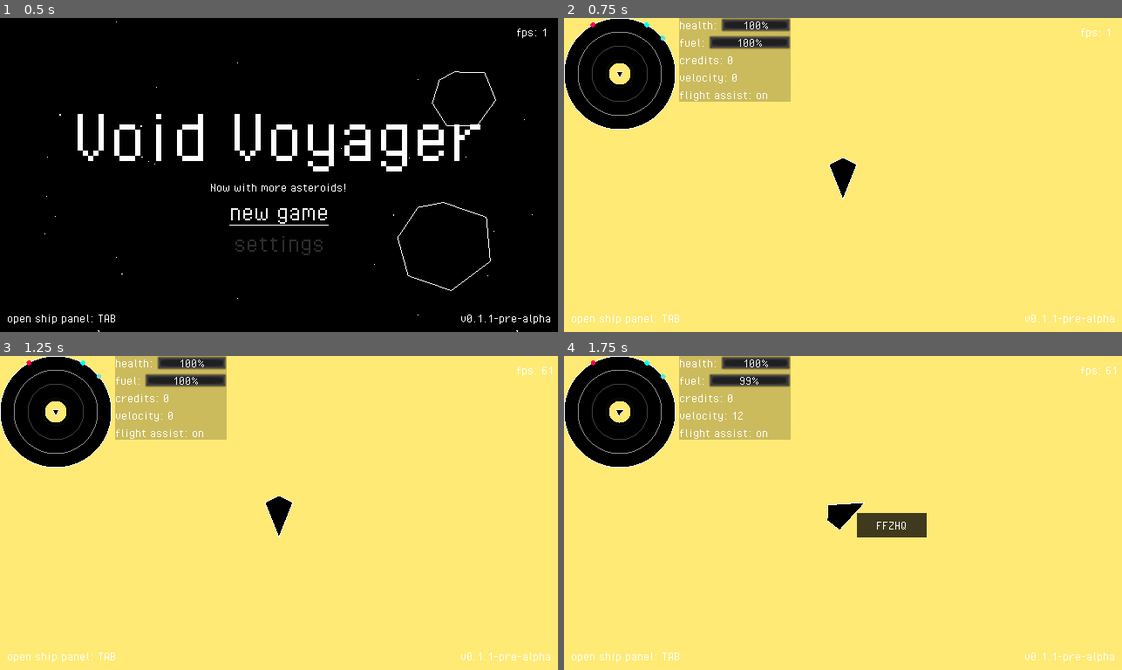
Above: before the commit, frames 1-4 (two rows, left to right).
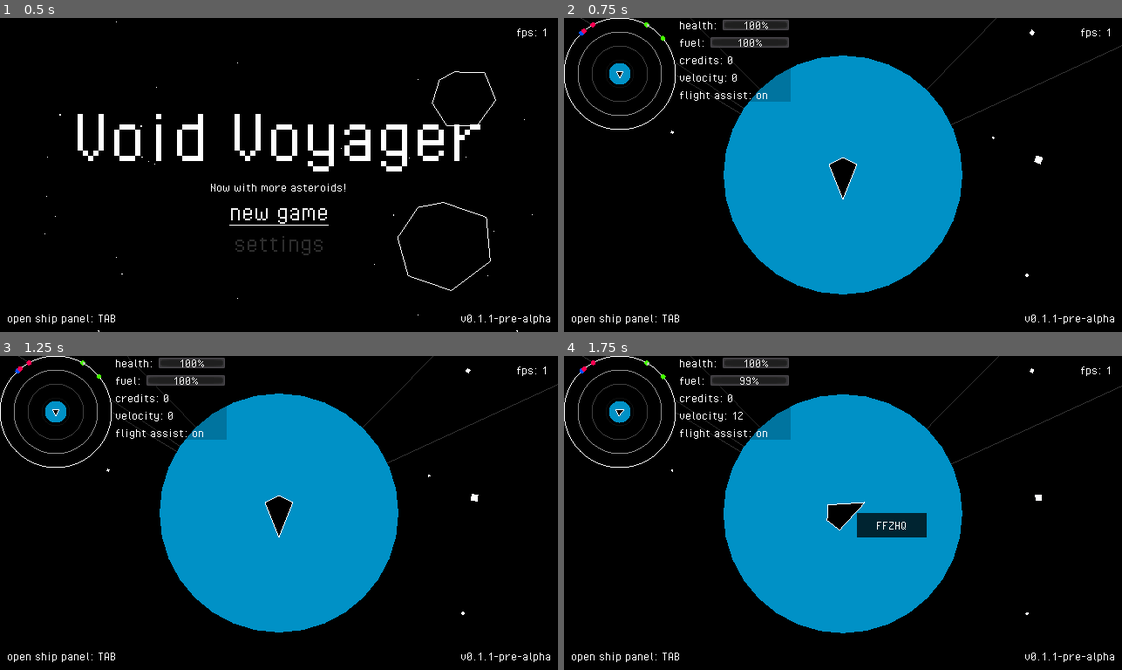
Above: after the commit, the same moments.

Repository: fossqueen/void-voyager-old
Game: Godot game, scene res://main.tscn
Same seed, same stepped clock (60 frames per second), same inputs: the game is played once before the commit and once after it.
Inputs (mouse positions are in pixels of both pictures, inside the frame that each line leads up to):
- Up to frame 1 (0.5 s): no input
- Up to frame 2 (0.75 s): click "new game" at 0.5 s
- Up to frame 3 (1.25 s): no input
- Up to frame 4 (1.75 s): move the mouse to (843, 513) at 1.27 s; hold W (thrust) from 1.28 s (still down); click (843, 513) at 1.35 s

Frame 1 is identical in both runs. In frame 2, 93% of the frame differs, in the area x 0-100%, y 0-100%; in frame 3, 93%; in frame 4, 93%.

Commit message:
adding in AI for pirate/police/merchant

Diff:
--- a/galaxy/galaxy-generator.gd
+++ b/galaxy/galaxy-generator.gd
@@ -96,6 +96,7 @@
 			"X": x,
 			"Y": y,
 		},
+		"Population": int(rand_range(pow(core_mass, 2), pow(core_mass, 3))), # quick and nasty, we should change
 		"Star": star,
 		"Objects": objects,
 	}
--- a/global.gd
+++ b/global.gd
@@ -10,3 +10,4 @@
 var save
 var starfield
 var ui
+var planets: Array
--- a/main.gd
+++ b/main.gd
@@ -11,11 +11,11 @@
 onready var main_menu = load("res://ui/main-menu/main-menu.tscn")
 onready var system = load("res://system/system.tscn")
 onready var player = load("res://player/player.tscn")
-onready var npc = load("res://npc/npc.tscn")
+onready var npc = preload('res://npc/npc.tscn')
 onready var ui = load("res://ui/ui.tscn")
 onready var galaxy_map = load("res://ui/galaxy-map/galaxy-map.tscn")
 
-var npc_spawn_timer: float = rand_range(5.0, 15.0)
+var npc_spawn_timer: float = 0.0
 var menu_active: bool = true
 
 # on ready
@@ -31,7 +31,7 @@
 		npc_spawn_timer -= delta
 		if npc_spawn_timer <= 0.0:
 			spawn_npc()
-			npc_spawn_timer = rand_range(5.0, 15.0)
+			npc_spawn_timer = 3.0
 	$UI/Margin/FPS.text = "fps: " + str(int(Engine.get_frames_per_second()))
 
 
@@ -70,12 +70,11 @@
 
 
 func spawn_npc() -> void:
-	var planets = get_tree().get_nodes_in_group("planet")
-	if planets.size() > 0: # if there's no planets don't spawn NPCs
+	if not Global.planets.empty():
 		var entity = npc.instance()
-		entity.src = planets.pop_at(randi() % planets.size())
-		if planets.size() > 0: # avoiding % by zero
-			entity.dst = planets.pop_at(randi() % planets.size())
+		# use the planet's body as the origin and future targets, it has the real coordinates
+		entity.faction = randi() % 3 # 4 factions so far, this is a temporary line
+		entity.origin = Global.planets[randi() % Global.planets.size()].get_node("Body")
 
 		add_child(entity)
 
--- a/npc/npc.gd
+++ b/npc/npc.gd
@@ -1,77 +1,120 @@
 extends RigidBody2D
+const radar_icon: String = "npc"
 
-const radar_icon: String = "npc"
-const NPC_NAME_POOL = [ "lisa", "bart", "maggie", "hom …(256 unchanged characters)…
-const NPC_FULL_SPEED = Vector2(50000, 0)
-const FACTION_COLORS = {
-	'trader': Color.lightgreen,
-	'pirate': Color.lightsalmon,
-	'police': Color.lightblue
-}
+# maps to the enum values below
+const NPC_NAMES_POOL = [ "lisa", "bart", "maggie", "hom …(256 unchanged characters)…
+const FACTION_COLORS = [ Color.red, Color.blue, Color.green, Color.orange ]
+const FACTION_NAMES = [ "pirate", "police", "merchant", "Lonely" ]
 
-export (Resource) var src
-export (Resource) var dst
+# enums are a good way to manage state, as a bonus they also show up in the template
+enum FACTIONS { pirate, police, merchant, lonely }
+enum BEHAVIOR { pissed, chill, scared, traveling }
 
-export var faction: String = random_choice(FACTION_COLORS.keys())
-export var target: Vector2 = Vector2(0, 0)
-export var offset: float = 250.0 # stopping distance
+onready var crosshairs: Vector2 # where the ship is pointing
+onready var stopping: float = 500.0 # stop 500m away by default
+onready var ship: Ship = Ship.new() # ship resource
 
-var ship: Ship = Ship.new()
+export (BEHAVIOR) var behavior = BEHAVIOR.chill # controls behavior (based on factions)
+export (FACTIONS) var faction = FACTIONS.lonely # NPCs faction
+export (Resource) var origin # resource to spawn from
+export (Resource) var target # resource to move towards
+export (bool) var attack: bool = false
 
 
-func random_choice(collection):
-	return collection[randi() % collection.size()]
-
-func damage(amount):
+func damage(amount) -> void:
 	ship.health -= (amount / 10)
 	if ship.health <= 0:
 		queue_free()
 
-func get_faction_color():
+
+func thrust(amount) -> void:
+	if amount > 0:
+		ship.fuel -= (amount * 1e-5)
+		apply_central_impulse(Vector2(amount, 0).rotated(rotation))
+		$Animations/AnimationPlayer.play("thrust")
+	else:
+		$Animations/AnimationPlayer.play("idle")
+
+
+# TODO: I want to put some of these in a util class somewhere at somepoint
+func random_array_choice(array: Array): # any
+	if array.empty():
+		return null
+	return array[randi() % array.size()]
+
+
+func get_faction_color() -> String:
 	return FACTION_COLORS[faction]
 
 
-func _ready():
-	add_to_group("npc")
-	add_to_group(faction)
-	name = random_choice(NPC_NAME_POOL)
-	if is_instance_valid(src):
-		position = polar2cartesian(src.distance, src.rotation)
-	if is_instance_valid(dst):
-		offset = dst.radius
+func _ready() -> void:
+	if is_instance_valid(origin):
+		position = origin.global_position
+
+	name = random_array_choice(NPC_NAMES_POOL)
+	add_to_group(FACTION_NAMES[faction])
+
+	if faction == FACTIONS.pirate or faction == FACTIONS.police:
+		behavior = BEHAVIOR.pissed # make them upset at the world
+	elif faction == FACTIONS.merchant: # MERCHANTS SETUP
+		# pick a planet and fly there
+		var bodies = [] # ugh, we really need to filter like this??? Godot 4.2 docs makes it look like 1/4 the code
+		var planets = Global.planets.duplicate()
+		for planet in planets:
+			var node = planet.get_node("Body")
+			if node != target:
+				bodies.append(node)
+
+		bodies.shuffle()
+		target = bodies[0]
+
+	print_debug("spawned: ", FACTION_NAMES[faction], ", ", name, " at ", position)
 
 
 func _process(_delta):
-	if is_instance_valid(dst):
-		target = polar2cartesian(dst.distance, dst.rotation)
-	if ship.fuel <= 0:
-		queue_free()
-
+	$MiningLaser.set_is_casting(attack)
+	if is_instance_valid(target):
+		crosshairs = target.global_position
+	else:
+		if attack and behavior == BEHAVIOR.pissed:
+			behavior = BEHAVIOR.chill
+			attack = false
 
 func _integrate_forces(_state):
-	var distance = position.distance_to(target)
-	var speed = NPC_FULL_SPEED
+	look_at(crosshairs)
 
-	if distance > offset:
-		linear_damp = 0.05 # they can't handle -1, or 0.01...
-		if distance < offset * 8:
-			speed.x = ship.speed * 1.5
+	if behavior != BEHAVIOR.chill: # chill = stay still
+		var speed = 0.0
+		var distance = position.distance_to(crosshairs)
+		if distance < stopping:
+			if behavior == BEHAVIOR.pissed and not attack:
+				attack = true
+		elif distance < stopping * 2:
+			speed = ship.speed / 1.2
 			linear_damp = 0.6
-		elif distance < offset * 16:
-			linear_damp = 0.6
-			speed.x = ship.speed / 1.5
-		look_at(target)
-		$Animations/AnimationPlayer.play("thrust")
-		ship.fuel -= 0.015
-		apply_central_impulse(speed.rotated(rotation))
-	else:
-		linear_damp = -1
-		speed.x = 0.0
-		$Animations/AnimationPlayer.play("idle")
-		if distance < offset / 2.0:
-			queue_free()
+		else:
+			speed = ship.speed / 2.0
+			linear_damp = 0.3
+			if behavior == BEHAVIOR.pissed and attack:
+				attack = false
+
+		thrust(speed)
 
 
 func _draw():
-	draw_colored_polygon(ship.points, get_faction_color())
+	draw_colored_polygon(ship.points, FACTION_COLORS[faction])
 	draw_polyline(ship.points, Color.white, ship.width, false)
+
+
+func _on_Scanner_body_entered(body):
+	if faction == FACTIONS.pirate: # PIRATES
+		# target player no matter what; if we are already targeting player, target anything but a pirate
+		if body.is_in_group("player"):
+			target = body
+		elif is_instance_valid(target):
+			if not (target.is_in_group("player") or body.is_in_group("pirate")):
+				target = body
+	if faction == FACTIONS.police: # POLICE
+		if body.is_in_group("pirate"):
+			behavior = BEHAVIOR.pissed
+			target = body
--- a/npc/npc.tscn
+++ b/npc/npc.tscn
@@ -1,9 +1,12 @@
-[gd_scene load_steps=5 format=2]
+[gd_scene load_steps=6 format=2]
 
 [ext_resource path="res://npc/npc.gd" type="Script" id=1]
 [ext_resource path="res://ships/modules/mining-laser.tscn" type="PackedScene" id=2]
 [ext_resource path="res://ships/animations/thrust.tres" type="Animation" id=3]
 [ext_resource path="res://ships/animations/idle.tres" type="Animation" id=4]
+
+[sub_resource type="CircleShape2D" id=1]
+radius = 4000.0
 
 [node name="NPC" type="RigidBody2D" groups=["npc"]]
 z_index = 2
@@ -14,6 +17,7 @@
 script = ExtResource( 1 )
 
 [node name="MiningLaser" parent="." instance=ExtResource( 2 )]
+show_behind_parent = true
 
 [node name="Animations" type="Node2D" parent="."]
 show_behind_parent = true
@@ -30,3 +34,11 @@
 
 [node name="CollisionPolygon2D" type="CollisionPolygon2D" parent="."]
 polygon = PoolVector2Array( -20, 0, -12, -16, 28, 0, -12, 16 )
+
+[node name="Scanner" type="Area2D" parent="."]
+monitorable = false
+
+[node name="CollisionShape2D" type="CollisionShape2D" parent="Scanner"]
+shape = SubResource( 1 )
+
+[connection signal="body_entered" from="Scanner" to="." method="_on_Scanner_body_entered"]
--- a/planet/planet-controller.gd
+++ b/planet/planet-controller.gd
@@ -20,10 +20,15 @@
 
 # on ready
 func _ready():
-	add_to_group("planet")
 	$Body.position.x = distance
 	$Body.scale = Vector2(radius / 512, radius / 512)
 	$Body/GravityField.gravity = radius / 5.22
+
+func _enter_tree():
+	Global.planets.append(self)
+
+func _exit_tree():
+	Global.planets.erase(self)
 
 # draw guides
 func _draw():
--- a/player/player.gd
+++ b/player/player.gd
@@ -45,7 +45,9 @@
 		$UI/Radar.get_objects()
 
 	if event.is_action("primary_fire"):
-		$MiningLaser.is_casting = event.is_pressed()
+		var p = event.is_pressed()
+		print(p)
+		$MiningLaser.is_casting = p
 
 	if Input.is_action_just_pressed("secondary_fire"):
 		pass
--- a/player/player.tscn
+++ b/player/player.tscn
@@ -19,7 +19,7 @@
 [sub_resource type="Theme" id=5]
 default_font = SubResource( 4 )
 
-[node name="Player" type="RigidBody2D"]
+[node name="Player" type="RigidBody2D" groups=["player"]]
 z_index = 2
 mass = 25000.0
 contacts_reported = 4
--- a/ships/modules/mining-laser.gd
+++ b/ships/modules/mining-laser.gd
@@ -1,12 +1,16 @@
 extends RayCast2D
 
 var damage_per_second: int = 30
-var fire_action := "primary_fire"
-
 var is_casting := false setget set_is_casting
 
+# for some reason "interpolate_property" does not work right when on an NPC
+var l: float
+var r: float
 
 func _ready() -> void:
+	var parent = get_parent()
+	l = 0.0 if parent.is_in_group("player") else 4.0
+	r = 4.0 if parent.is_in_group("player") else 0.0
 	set_physics_process(false)
 	$Laser.points[1] = Vector2.ZERO
 
@@ -44,10 +48,10 @@
 
 func appear() -> void:
 	$Tween.stop_all()
-	$Tween.interpolate_property($Laser, "width", 0, 4.0, 0.1)
+	$Tween.interpolate_property($Laser, "width", l, r, 0.1)
 	$Tween.start()
 
 func disappear() -> void:
 	$Tween.stop_all()
-	$Tween.interpolate_property($Laser, "width", 4.0, 0, 0.1)
+	$Tween.interpolate_property($Laser, "width", r, l, 0.1)
 	$Tween.start()
